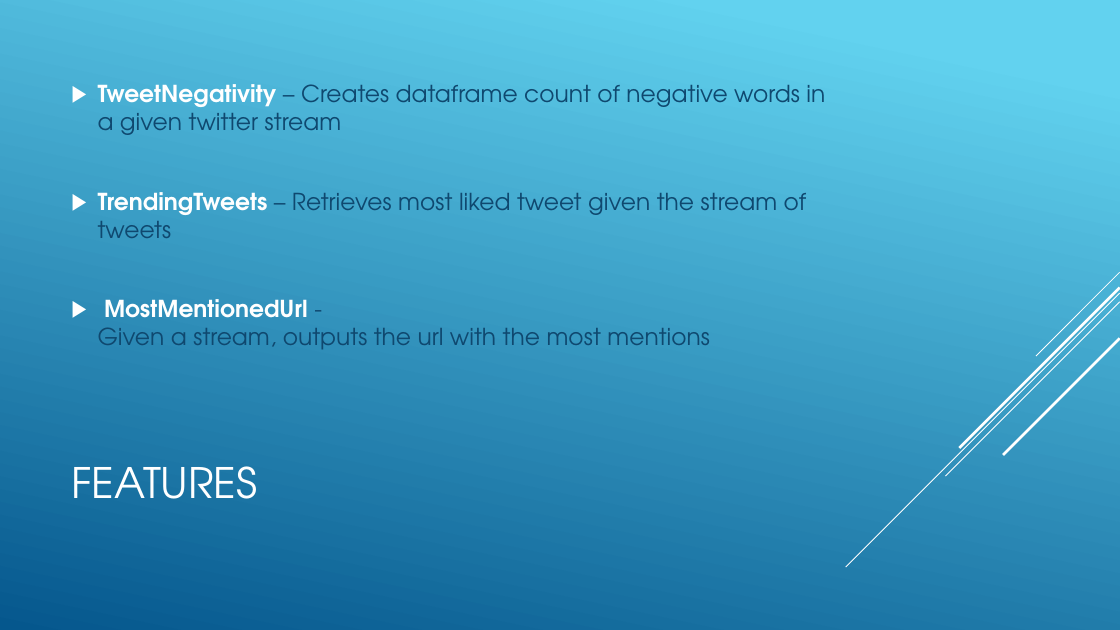
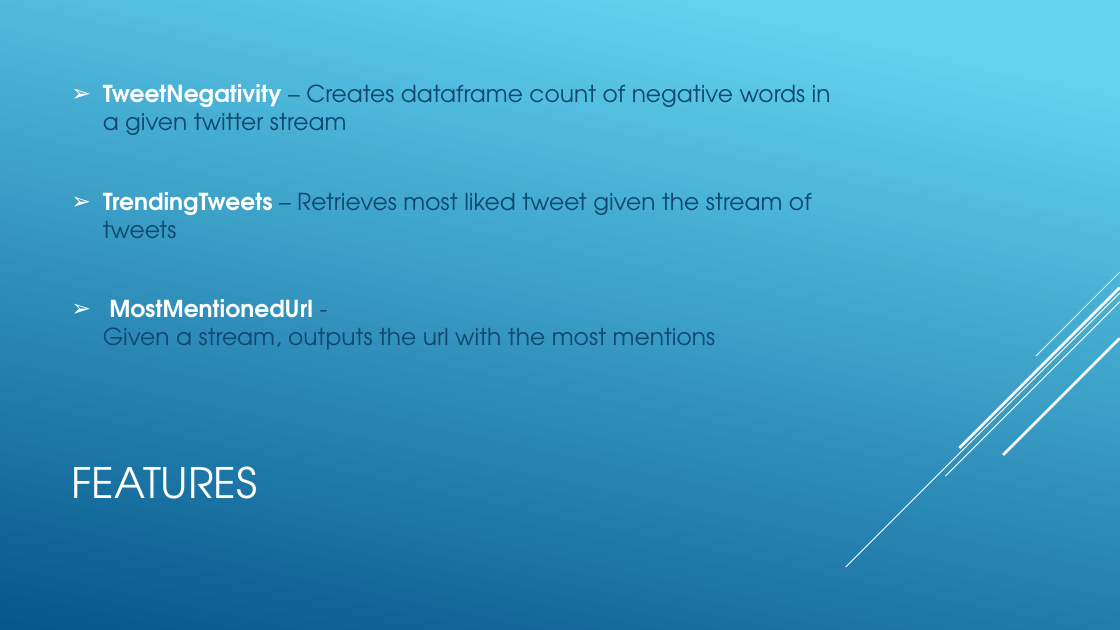
Before and after one commit to revature-scalawags/Project2-Group6, a slide deck: slide 4 of Group Twitter Stream - Project1.pptx. Drawn at 1120x630 pixels with LibreOffice and Linux fonts; fonts in the diff are those of the drawing. Boxes give left, top, right and bottom in pixels: in the first picture for what was removed or moved away, otherwise in the second. Text is boxed around its words. In the diff, an @@ line names an element or a change of style, - is before the commit and + after.

```diff
--- a/Group Twitter Stream - Project1.pptx
+++ b/Group Twitter Stream - Project1.pptx
@@ text "TweetNegativity – Creates dataframe count ..." at (x1=103, y1=84, x2=831, y2=349): bullet ▶ to ➢ @@
```
Also in this commit, not shown: 5 other slides changed, 2 slides added, 2 slides removed.
